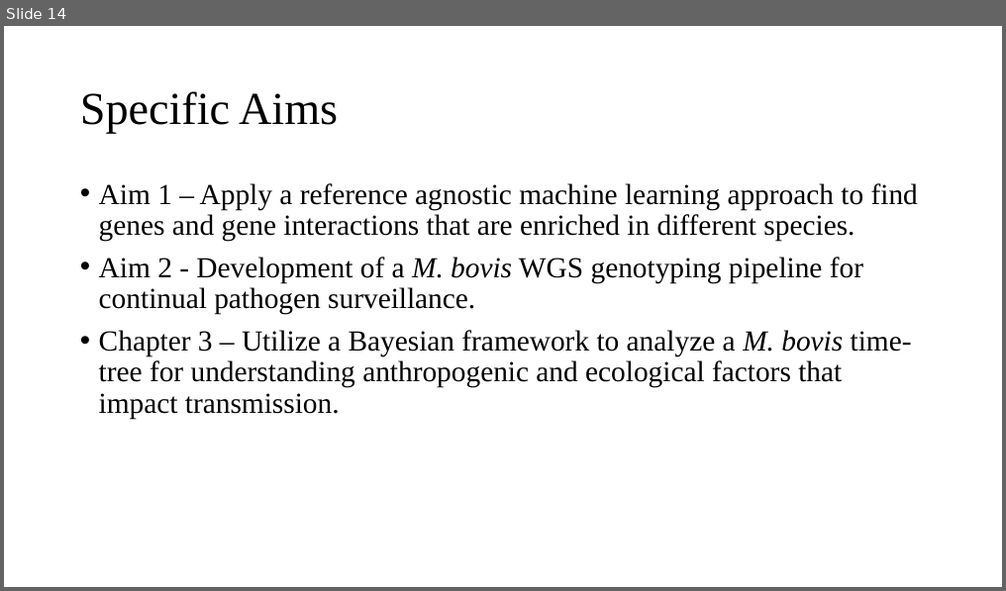
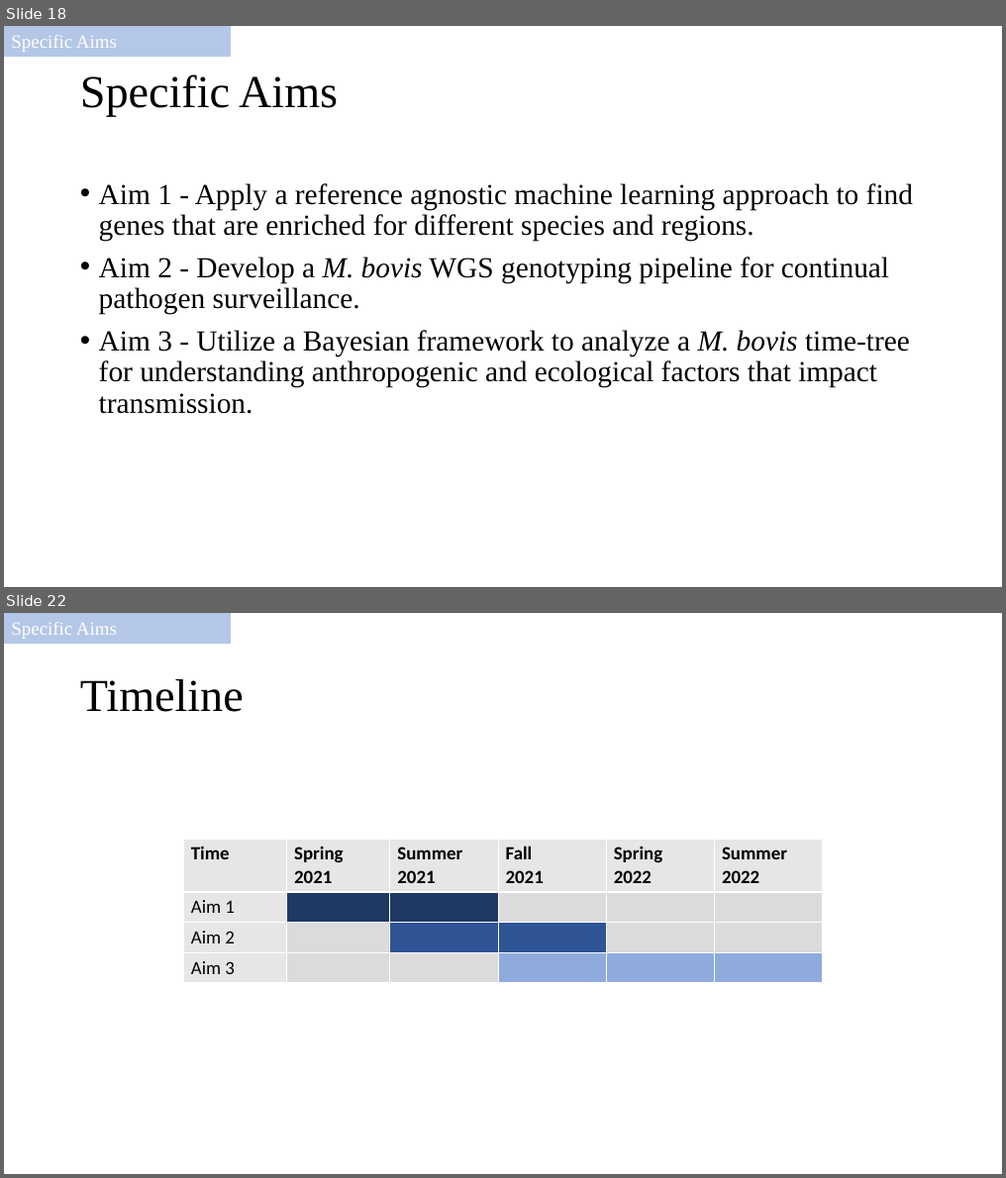
Before and after one commit to salvadorlab/Bovis-PangenomeOfReservoirs, a slide deck: Resources/2021_committeemeeting.pptx. Shown one above the other, each under a label of ours: slide 14 before the commit, slides 18 and 22 after it; the slides between them are not shown. The pictures are 1006x591 and 1006x1178 pixels, drawn with LibreOffice and Linux fonts; fonts in the diff are those of the drawing. Boxes give left, top, right and bottom in pixels: in the first picture for what was removed or moved away, otherwise in the second. Text is boxed around its words. In the diff, an @@ line names an element or a change of style, - is before the commit and + after.

```diff
--- a/Resources/2021_committeemeeting.pptx
+++ b/Resources/2021_committeemeeting.pptx
@@ slide 22 added at (4,613,1002,1174), background #FFFFFF @@
@@ rectangle added at (4,613,231,643), fill #B4C7E7, outline #B4C7E7 1 pt, 18 pt, text #FFFFFF @@
+Specific Aims
@@ title added at (80,679,244,712), 44 pt, text #000000 @@
+Timeline
@@ table added at (183,839,822,983), 4 rows, 6 columns @@
+Time | Spring 2021 | Summer / 2021 | Fall / 2021 | Spring / 2022 | Summer / 2022
+Aim 1 |  |  |  |  | 
+Aim 2 |  |  |  |  | 
+Aim 3 |  |  |  |  | 
@@ what was slide 14 is now slide 18 @@
@@ slide 18 changed as well @@
@@ rectangle added at (4,26,231,56), fill #B4C7E7, outline #B4C7E7 1 pt, 18 pt, text #FFFFFF @@
+Specific Aims
@@ title "Specific Aims": place and size @@
-title "Specific Aims" at (80,91,338,134)
+title "Specific Aims" at (80,75,338,116)
@@ text at (99,183,913,414): text changed @@
-• Aim 1 – Apply a reference agnostic machine learning approach to find genes and gene interactions that are enriched in different species.
-• Aim 2 - Development of a M. bovis WGS genotyping pipeline for continual pathogen surveillance.
-• Chapter 3 – Utilize a Bayesian framework to analyze a M. bovis time-tree for understanding anthropogenic and ecological factors that impact transmission.
+• Aim 1 - Apply a reference agnostic machine learning approach to find genes that are enriched for different species and regions.
+• Aim 2 - Develop a M. bovis WGS genotyping pipeline for continual pathogen surveillance.
+• Aim 3 - Utilize a Bayesian framework to analyze a M. bovis time-tree for understanding anthropogenic and ecological factors that impact transmission.
```
Also in this commit, not shown: 12 other slides changed, 7 other slides added, 5 slides removed, 2 other files.
